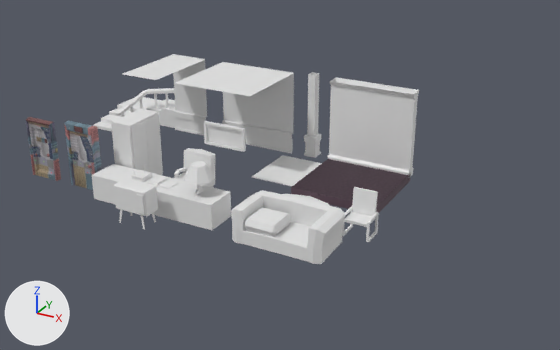
The FBX model Assets/Models/fatherApartmentEnvironmentInside.fbx as it was, and as the next commit left it.
Before and after are seen from a 50 mm camera at (18.36, -23.11, 14.22) aimed at (3.49, 3.94, 0.69). Every picture has the same lights, and +X, +Y and +Z are marked at lower left. Where no turn or scale is listed for an object, it has been applied to the vertices.

The older version as bpy lines, for what is in view:
```python
me_cube = bpy.data.meshes.new('Cube')
me_cube.from_pydata(...)  # 16 vertices, 13 faces; spans x -1.0..1.0, y -0.08..0.08, z 0.0..1.0
me_cube_005 = bpy.data.meshes.new('Cube.005')
me_cube_005.from_pydata(...)  # a box spanning x -0.03..0.03, y 0.0..0.95, z -1.4..1.4
me_cube_012 = bpy.data.meshes.new('Cube.012')
me_cube_012.from_pydata(...)  # 41 vertices, 24 faces; spans x -0.82..0.82, y -0.13..0.18, z 0.0..2.94
me_cube_012.materials.append(mat_buildingredbrick_001)
ob_door = bpy.data.objects.new('door', me_cube_012)
ob_door.location = (-4.04, 0.0, 0.0)
ob_keyholderdesk = bpy.data.objects.new('keyHolderDesk', me_cube)
ob_keyholderdesk.location = (1.3, 3.0, 1.9)
ob_locker_1_doorleft = bpy.data.objects.new('Locker_1_doorLeft', me_cube_005)
ob_locker_1_doorleft.location = (-1.98, 0.86, 1.5)
# also in view: 'sealingHalf' at (-3.98, 6.0, 4.0); 'wall_1Corner' at (2.91, 8.25, 2.02); 'Chair_2' at (8.15, 1.87, 0.82); 'Cube' at (0.01, -1.46, 1.23); 'DeskLamp' at (2.0, 0.03, 1.73)
```
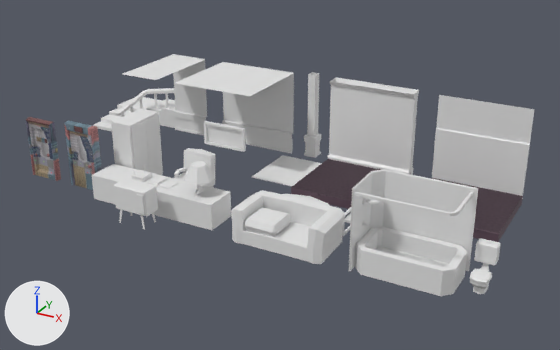
Pixel boxes [x1, y1, x2, y2] of what changed, in the pictures (560 x 350 px):
'bath', added
    after: [349, 169, 478, 296]
'bathWall', added
    after: [432, 95, 535, 199]
'bathFloorSealing', added
    after: [431, 178, 523, 242]
'Toilet', added
    after: [470, 238, 501, 294]
'Chair_2', unchanged, covered by the edit
    before: [342, 187, 379, 242]
    after: [342, 207, 351, 236]

The change, as a diff of the scene's bpy script:
```diff
--- a/Assets/Models/fatherApartmentEnvironmentInside.fbx.py
+++ b/Assets/Models/fatherApartmentEnvironmentInside.fbx.py
@@ me_cube_018 @@
+me_cube_018.from_pydata(...)  # 24 vertices, 20 faces; spans x -1.99..1.99, y -0.15..0.15, z 0.0..4.03
@@ me_cube_019 @@
+me_cube_019.from_pydata(...)  # 126 vertices, 89 faces; spans x -0.05..3.69, y -2.02..0.06, z 0.0..3.24
@@ me_cube_020 @@
+me_cube_020.from_pydata(...)  # 93 vertices, 72 faces; spans x -0.36..0.36, y -0.47..0.68, z 0.0..1.67
@@ me_cube_017 @@
+me_cube_017.from_pydata(...)  # a box spanning x -2.0..2.0, y -2.0..2.0, z -0.2..0.2
+me_cube_017.materials.append(mat_material)  # picture img_fatherhouseroomenvironmenttexture_png
@@ ob_bathwall @@
+ob_bathwall = bpy.data.objects.new('bathWall', me_cube_018)
+ob_bathwall.location = (11.0, 8.0, 0.0)
@@ ob_bath @@
+ob_bath = bpy.data.objects.new('bath', me_cube_019)
+ob_bath.location = (9.02, 1.04, 0.0)
@@ ob_toilet @@
+ob_toilet = bpy.data.objects.new('Toilet', me_cube_020)
+ob_toilet.location = (13.4, 0.0, 0.0)
@@ ob_bathfloorsealing @@
+ob_bathfloorsealing = bpy.data.objects.new('bathFloorSealing', me_cube_017)
+ob_bathfloorsealing.location = (11.0, 6.0, 0.0)
```
